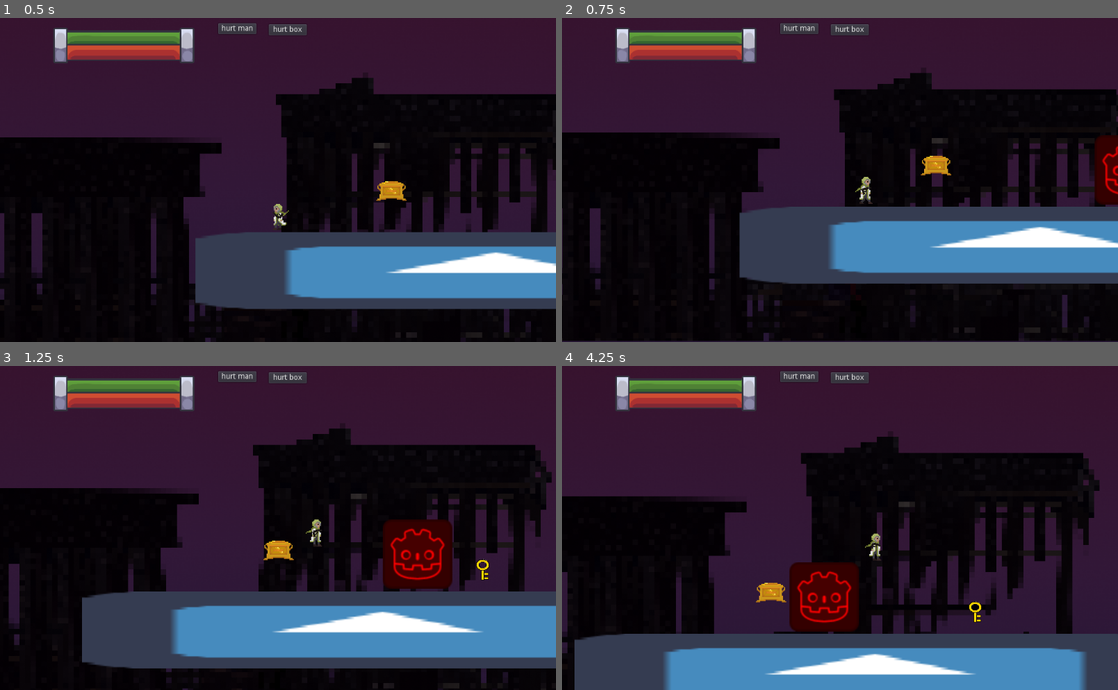
Above: before the commit, frames 1-4 (two rows, left to right).
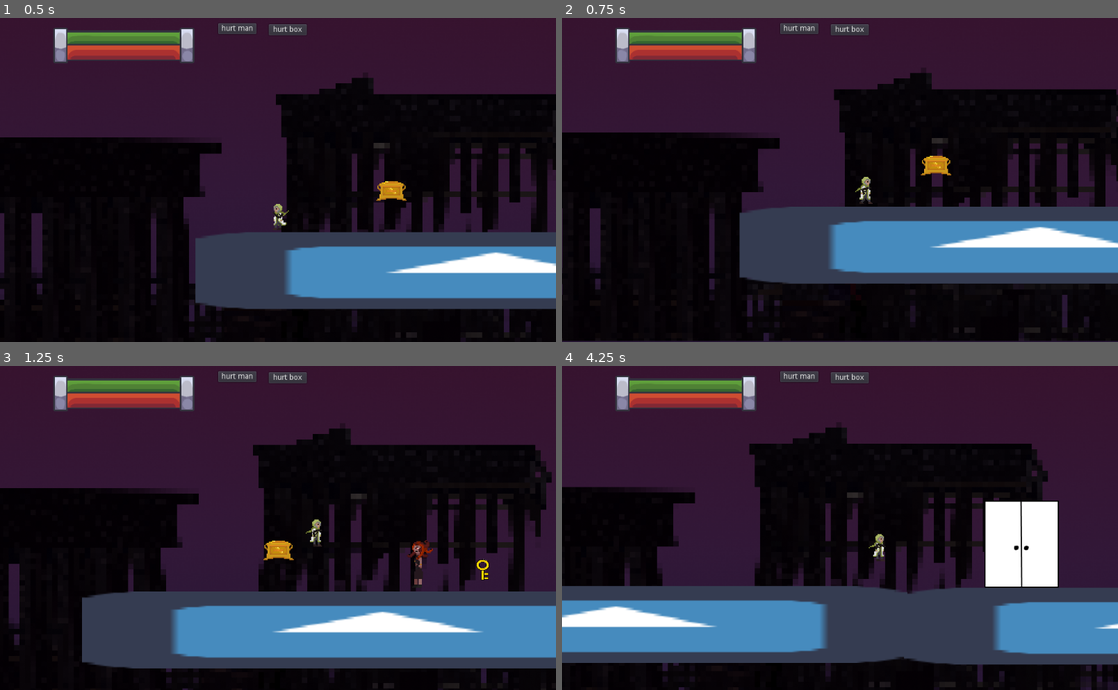
Above: after the commit, the same moments.

Repository: LaurenceTimothyMGarcia/Halloween-Game-Jam-2021
Game: Godot game, scene res://Assets/Scenes/PlayerTester.tscn
Same seed, same stepped clock (60 frames per second), same inputs: the game is played once before the commit and once after it. The project has no main scene, so this scene is started directly. The engine's default icon, where the game draws it, is replaced by a stand-in: a white triangle on a blue panel in a dark square.
Inputs (mouse positions are in pixels of both pictures, inside the frame that each line leads up to):
- Up to frame 1 (0.5 s): no input
- Up to frame 2 (0.75 s): move the mouse to (962, 163) at 0.52 s; hold D (move_right) from 0.53 s (still down); right-click (962, 163) at 0.6 s
- Up to frame 3 (1.25 s): keep holding D (move_right); tap Space (jump) at 0.77 s
- Up to frame 4 (4.25 s): move the mouse to (728, 544) at 1.27 s; click (728, 544) at 1.35 s; tap Space (jump) at 1.52, 3.02, 3.77 s; move the mouse to (895, 456) at 2.02 s; release D (move_right) at 2.03 s; hold A (move_left) 2.03-2.78 s; right-click (895, 456) at 2.1 s; move the mouse to (812, 592) at 2.77 s; hold D (move_right) from 2.78 s (still down); click (812, 592) at 2.85 s; move the mouse to (1006, 576) at 3.52 s; right-click (1006, 576) at 3.6 s

Frame 1 is identical in both runs. In frame 2, 0.9% of the frame differs, in the area x 95-100%, y 36-58%; in frame 3, 2.6%; in frame 4, 47%, in the area x 0-100%, y 18-100%.

Commit message:
Adjusted Emmi Animation
Adjusted spideremmi and now he is the new tom holland

Diff:
--- a/Assets/Scenes/Enemy.tscn
+++ /dev/null
@@ -1,24 +0,0 @@
-[gd_scene load_steps=4 format=2]
-
-[ext_resource path="res://Assets/Sprites/enemysprite.png" type="Texture" id=1]
-[ext_resource path="res://Assets/Scenes/BasicEnemy.gd" type="Script" id=2]
-
-[sub_resource type="RectangleShape2D" id=1]
-extents = Vector2( 35, 32 )
-
-[node name="Enemy" type="KinematicBody2D"]
-collision_layer = 2
-collision_mask = 5
-script = ExtResource( 2 )
-
-[node name="Hitbox" type="CollisionShape2D" parent="."]
-shape = SubResource( 1 )
-
-[node name="Sprite" type="Sprite" parent="."]
-modulate = Color( 1, 0, 0, 1 )
-texture = ExtResource( 1 )
-
-[node name="RayCast2D" type="RayCast2D" parent="."]
-position = Vector2( -50, 0 )
-enabled = true
-collision_mask = 4
--- /dev/null
+++ b/Assets/Scenes/Gorgon.tscn
@@ -0,0 +1,27 @@
+[gd_scene load_steps=4 format=2]
+
+[ext_resource path="res://Assets/Scenes/BasicEnemy.gd" type="Script" id=1]
+[ext_resource path="res://Assets/Sprites/Gorgon_Spritesheet.png" type="Texture" id=2]
+
+[sub_resource type="CapsuleShape2D" id=1]
+radius = 15.5
+height = 16.2522
+
+[node name="Gorgon" type="KinematicBody2D"]
+collision_layer = 2
+collision_mask = 5
+script = ExtResource( 1 )
+
+[node name="Hitbox" type="CollisionShape2D" parent="."]
+position = Vector2( 0.943878, 1.4158 )
+shape = SubResource( 1 )
+
+[node name="Sprite" type="Sprite" parent="."]
+texture = ExtResource( 2 )
+hframes = 5
+vframes = 6
+
+[node name="RayCast2D" type="RayCast2D" parent="."]
+position = Vector2( -23.5715, -0.943878 )
+enabled = true
+collision_mask = 4
--- a/Assets/Scenes/PlayerTester.tscn
+++ b/Assets/Scenes/PlayerTester.tscn
@@ -2,13 +2,14 @@
 
 [ext_resource path="res://Assets/Scenes/Player.tscn" type="PackedScene" id=1]
 [ext_resource path="res://Assets/Sprites/icon.png" type="Texture" id=2]
-[ext_resource path="res://Assets/Scenes/Enemy.tscn" type="PackedScene" id=3]
+[ext_resource path="res://Assets/Scenes/Gorgon.tscn" type="PackedScene" id=3]
 [ext_resource path="res://Assets/Scenes/TheBox.tscn" type="PackedScene" id=4]
 [ext_resource path="res://Assets/Scenes/Key.tscn" type="PackedScene" id=5]
 [ext_resource path="res://Assets/Scenes/Door.tscn" type="PackedScene" id=6]
 [ext_resource path="res://Assets/Scenes/PlayerTester.gd" type="Script" id=7]
 [ext_resource path="res://Assets/Scenes/UI Layer.tscn" type="PackedScene" id=8]
 [ext_resource path="res://Assets/Scenes/UI Layer.gd" type="Script" id=9]
+
 
 [sub_resource type="RectangleShape2D" id=1]
 extents = Vector2( 271.75, 37.2667 )
--- a/Assets/Scenes/SpiderEnEMMI.gd
+++ b/Assets/Scenes/SpiderEnEMMI.gd
@@ -73,14 +73,19 @@
 func chaseHandler(var delta):
 	if currentState == spiderState.hunting:
 		if is_on_wall():
+			$AnimationPlayer.play("Climb")
 			_actualGravity = 0
 			velocity.y = -crawlMaxSpeed
 		else:
 			_actualGravity = gravityAmount
 		if hasLanded and facingRight and velocity.x <= crawlMaxSpeed:
+			$AnimationPlayer.play("RightWalk")
 			velocity.x += crawlAccel
 		elif hasLanded and !facingRight and velocity.x >= -crawlMaxSpeed:
+			$AnimationPlayer.play("LeftWalk")
 			velocity.x -= crawlAccel
+		if !hasLanded:
+			$AnimationPlayer.play("Ceiling")
 		if is_on_floor():
 			hasLanded = true
 
--- a/Assets/Scenes/SpiderEnEMMI.tscn
+++ b/Assets/Scenes/SpiderEnEMMI.tscn
@@ -3,9 +3,8 @@
 [ext_resource path="res://Assets/Sprites/Spider_Spritesheet.png" type="Texture" id=1]
 [ext_resource path="res://Assets/Scenes/SpiderEnEMMI.gd" type="Script" id=2]
 
-[sub_resource type="Animation" id=6]
+[sub_resource type="Animation" id=1]
 resource_name = "Ceiling"
-loop = true
 step = 0.0833333
 tracks/0/type = "value"
 tracks/0/path = NodePath("Sprite:frame")
@@ -14,13 +13,13 @@
 tracks/0/imported = false
 tracks/0/enabled = true
 tracks/0/keys = {
-"times": PoolRealArray( 0, 0.25, 0.5, 0.583333 ),
-"transitions": PoolRealArray( 1, 1, 1, 1 ),
+"times": PoolRealArray( 0, 0.166667, 0.333333 ),
+"transitions": PoolRealArray( 1, 1, 1 ),
 "update": 1,
-"values": [ 14, 15, 16, 17 ]
+"values": [ 14, 15, 16 ]
 }
 
-[sub_resource type="Animation" id=3]
+[sub_resource type="Animation" id=2]
 resource_name = "Climb"
 loop = true
 step = 0.0833333
@@ -55,6 +54,7 @@
 
 [sub_resource type="Animation" id=4]
 resource_name = "LeftWalk"
+loop = true
 step = 0.0833333
 tracks/0/type = "value"
 tracks/0/path = NodePath("Sprite:frame")
@@ -101,22 +101,22 @@
 texture = ExtResource( 1 )
 hframes = 5
 vframes = 5
-frame = 18
+frame = 14
 
 [node name="AnimationPlayer" type="AnimationPlayer" parent="."]
-anims/Ceiling = SubResource( 6 )
-anims/Climb = SubResource( 3 )
-anims/Death = SubResource( 7 )
+anims/Ceiling = SubResource( 1 )
+anims/Climb = SubResource( 2 )
+anims/Death = SubResource( 3 )
 anims/LeftWalk = SubResource( 4 )
 anims/RightWalk = SubResource( 5 )
 
 [node name="Hitbox" type="CollisionShape2D" parent="."]
-shape = SubResource( 1 )
+shape = SubResource( 6 )
 
 [node name="AggroZone" type="Area2D" parent="."]
 collision_mask = 9
 
 [node name="AggroZone Shape" type="CollisionShape2D" parent="AggroZone"]
-shape = SubResource( 2 )
+shape = SubResource( 7 )
 
 [connection signal="body_entered" from="AggroZone" to="." method="_on_AggroZone_body_entered"]
Not shown: 2 places in Assets/Scenes/SpiderEnEMMI.tscn that only renumber resources
Binary file added: Assets/Sprites/Gorgon_Death.png
Not shown, added: Assets/Sprites/Gorgon_Death.png.import
Binary file added: Assets/Sprites/Gorgon_Spritesheet.png
Not shown, added: Assets/Sprites/Gorgon_Spritesheet.png.import
Binary file added: Assets/Sprites/Gorgon_Walking.png
Not shown, added: Assets/Sprites/Gorgon_Walking.png.import
